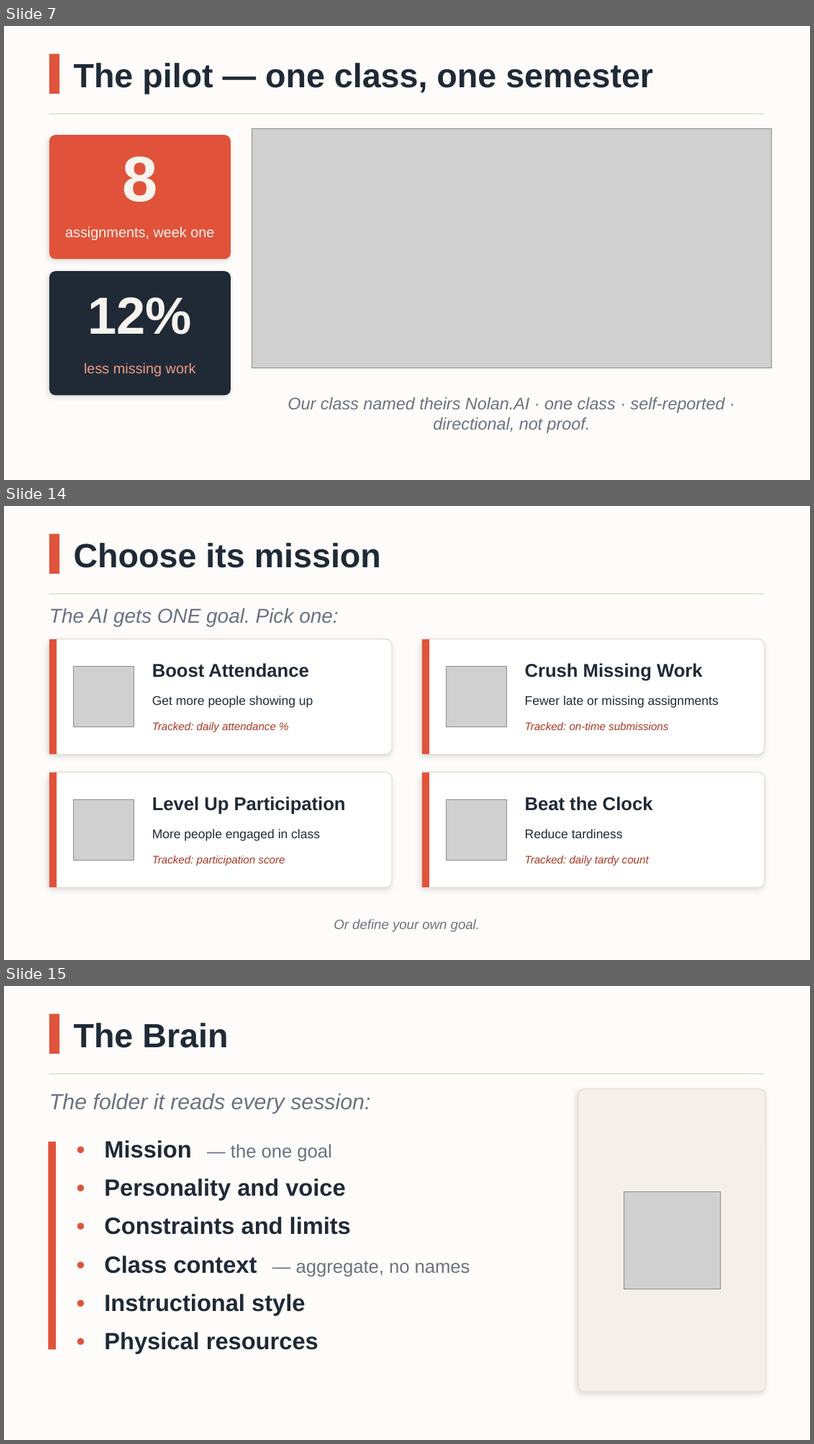
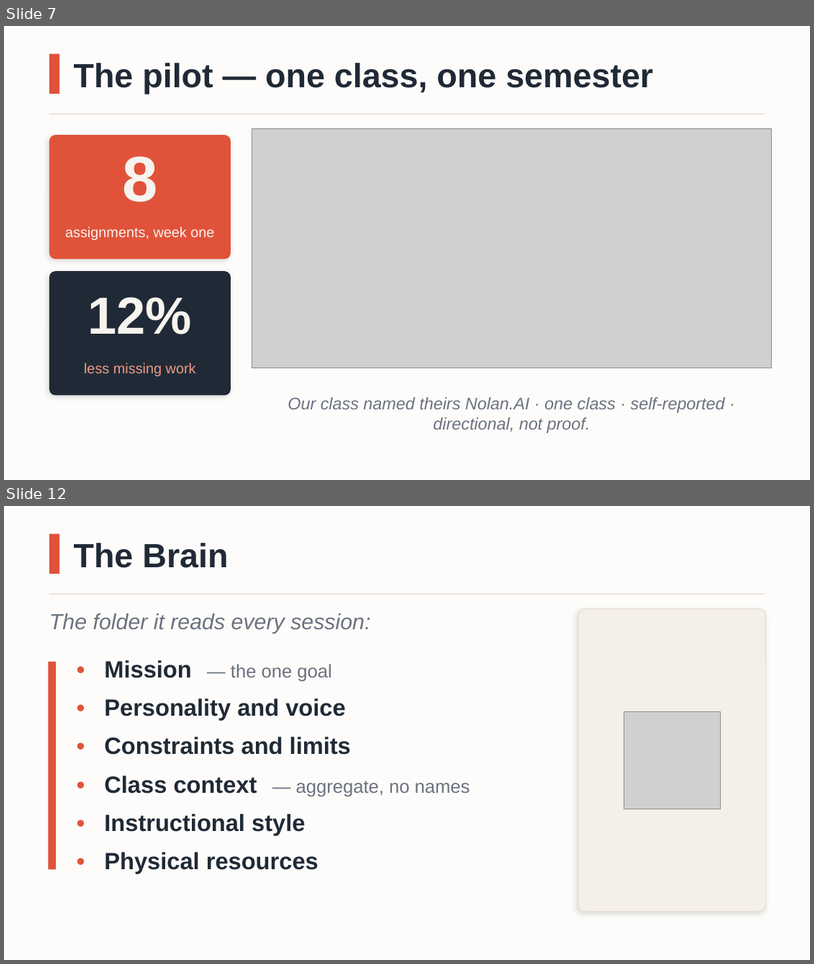
Before and after one commit to mattnupen/My-Classroom-Assistant, a slide deck: docs/MyClassroomAIbot-Overview-Coral.pptx. Shown one above the other, each under a label of ours: slides 7, 14 and 15 before the commit, slides 7 and 12 after it; the slides between them are not shown. The pictures are 814x1444 and 814x964 pixels, drawn with LibreOffice and Linux fonts; fonts in the diff are those of the drawing; grey boxes stand for pictures. Boxes give left, top, right and bottom in pixels: in the first picture for what was removed or moved away, otherwise in the second. Text is boxed around its words. In the diff, an @@ line names an element or a change of style, - is before the commit and + after.

```diff
--- a/docs/MyClassroomAIbot-Overview-Coral.pptx
+++ b/docs/MyClassroomAIbot-Overview-Coral.pptx
@@ slide 14 removed at (x1=4, y1=506, x2=810, y2=960), background #FDFCFA @@
@@ rectangle removed at (x1=49, y1=534, x2=59, y2=574) @@
@@ text removed at (x1=74, y1=543, x2=381, y2=568) @@
-Choose its mission
@@ line removed from (49, 594) to (765, 594) @@
@@ text removed at (x1=49, y1=608, x2=338, y2=626) @@
-The AI gets ONE goal. Pick one:
@@ rounded rectangle removed at (x1=49, y1=639, x2=392, y2=754) @@
@@ rectangle removed at (x1=49, y1=639, x2=57, y2=754) @@
@@ rounded rectangle removed at (x1=422, y1=639, x2=766, y2=754) @@
@@ rectangle removed at (x1=422, y1=639, x2=430, y2=754) @@
@@ picture removed at (x1=74, y1=667, x2=134, y2=727) @@
@@ text removed at (x1=152, y1=663, x2=309, y2=677) @@
-Boost Attendance
@@ picture removed at (x1=447, y1=667, x2=507, y2=727) @@
@@ text removed at (x1=525, y1=663, x2=703, y2=681) @@
-Crush Missing Work
@@ text removed at (x1=152, y1=695, x2=313, y2=708) @@
-Get more people showing up
@@ text removed at (x1=525, y1=695, x2=719, y2=708) @@
-Fewer late or missing assignments
@@ text removed at (x1=152, y1=722, x2=276, y2=732) @@
-Tracked: daily attendance %
@@ text removed at (x1=525, y1=722, x2=669, y2=730) @@
-Tracked: on-time submissions
@@ rounded rectangle removed at (x1=49, y1=772, x2=392, y2=887) @@
@@ rectangle removed at (x1=49, y1=772, x2=57, y2=887) @@
@@ rounded rectangle removed at (x1=422, y1=772, x2=766, y2=887) @@
@@ rectangle removed at (x1=422, y1=772, x2=430, y2=887) @@
@@ picture removed at (x1=74, y1=800, x2=134, y2=860) @@
@@ text removed at (x1=152, y1=796, x2=346, y2=814) @@
-Level Up Participation
@@ picture removed at (x1=447, y1=800, x2=507, y2=860) @@
@@ text removed at (x1=525, y1=796, x2=653, y2=811) @@
-Beat the Clock
@@ text removed at (x1=152, y1=829, x2=320, y2=841) @@
-More people engaged in class
@@ text removed at (x1=525, y1=829, x2=623, y2=838) @@
-Reduce tardiness
@@ text removed at (x1=152, y1=855, x2=285, y2=865) @@
-Tracked: participation score
@@ text removed at (x1=525, y1=855, x2=649, y2=865) @@
-Tracked: daily tardy count
@@ text removed at (x1=334, y1=919, x2=480, y2=932) @@
-Or define your own goal.
@@ what was slide 15 is now slide 12 @@
```
Also in this commit, not shown: 5 slides added, 7 other slides removed, 15 other files.
